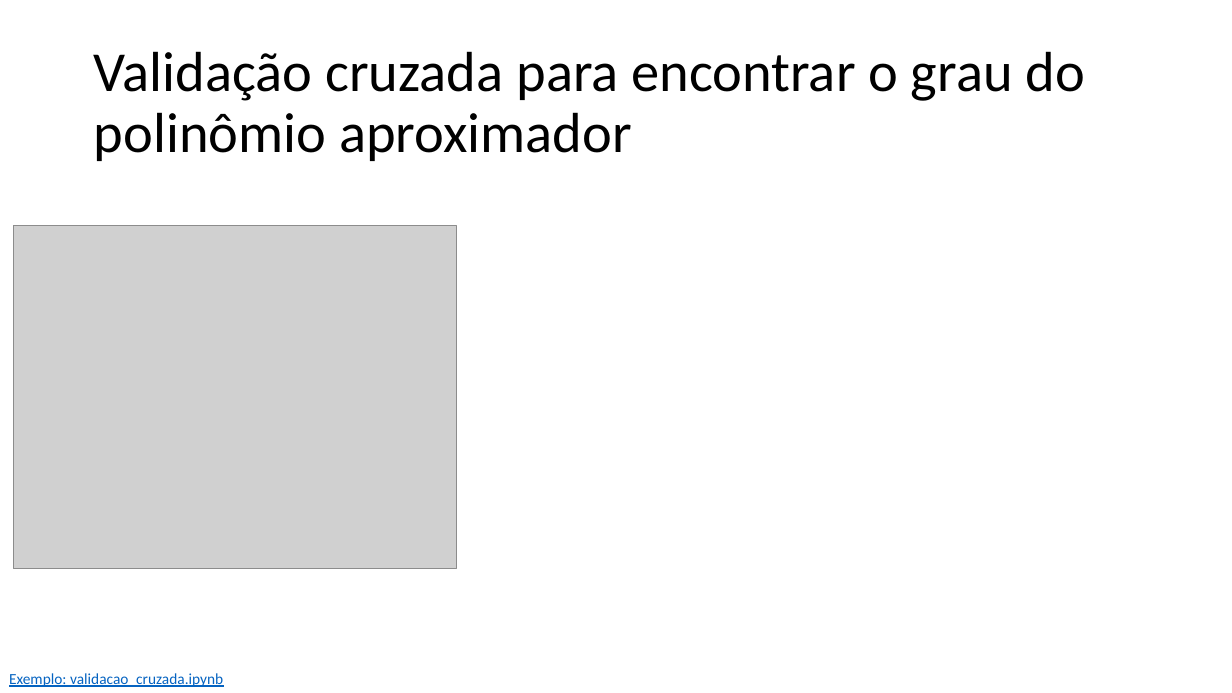
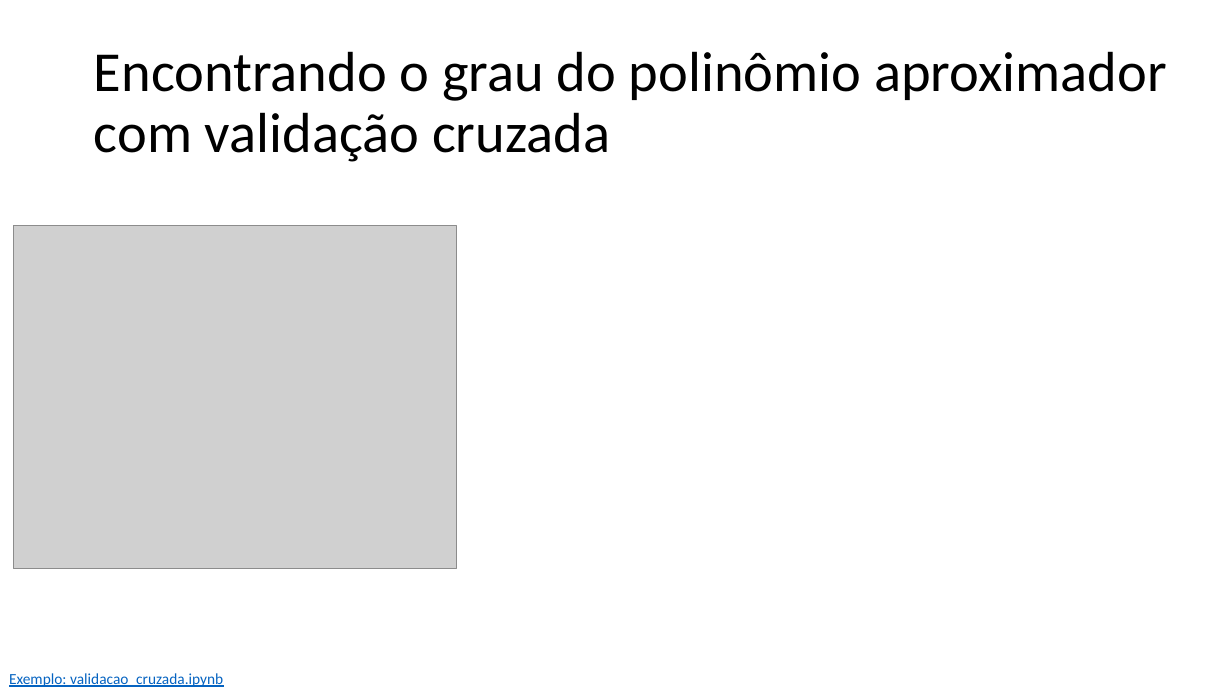
Before and after one commit to zz4fap/t319_aprendizado_de_maquina, a slide deck: slide 13 of slides/T319_Regressão_Linear (Parte V).pptx (slide 12 before the commit). Drawn at 1232x693 pixels with LibreOffice and Linux fonts; fonts in the diff are those of the drawing; grey boxes stand for pictures. Boxes give left, top, right and bottom in pixels: in the first picture for what was removed or moved away, otherwise in the second. Text is boxed around its words. In the diff, an @@ line names an element or a change of style, - is before the commit and + after.

```diff
--- a/slides/T319_Regressão_Linear (Parte V).pptx
+++ b/slides/T319_Regressão_Linear (Parte V).pptx
@@ title at (94,51,1167,162): text changed @@
-Validação cruzada para encontrar o grau do polinômio aproximador
+Encontrando o grau do polinômio aproximador com validação cruzada
```
Also in this commit, not shown: 5 other slides changed, 1 slide added.
